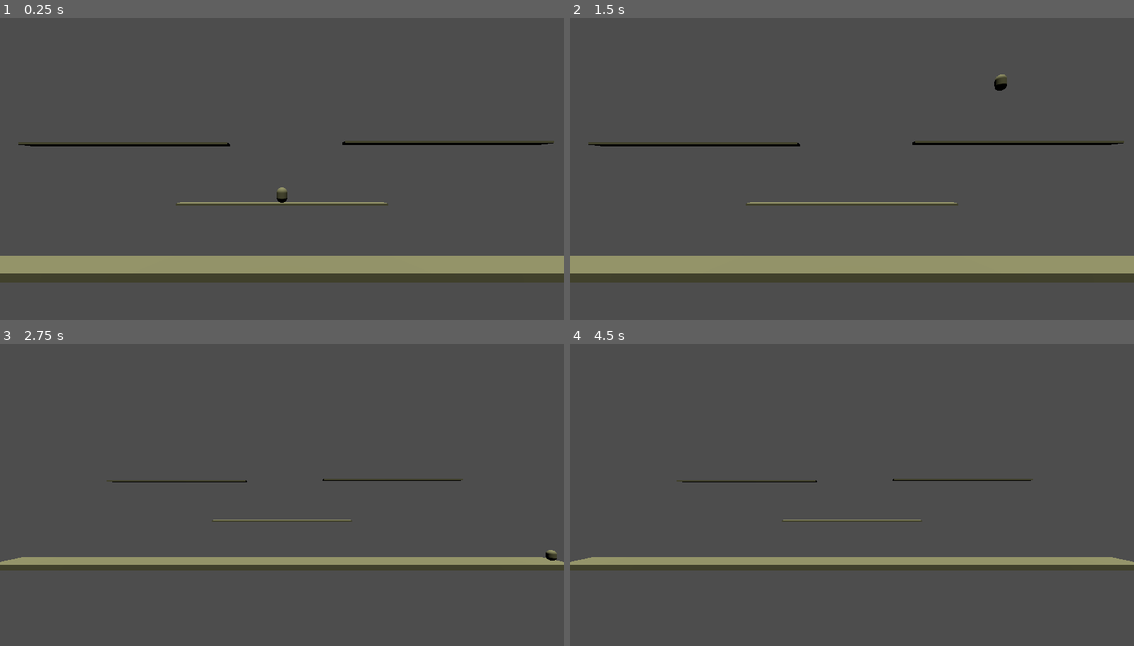
Above: before the commit, frames 1-4 (two rows, left to right).
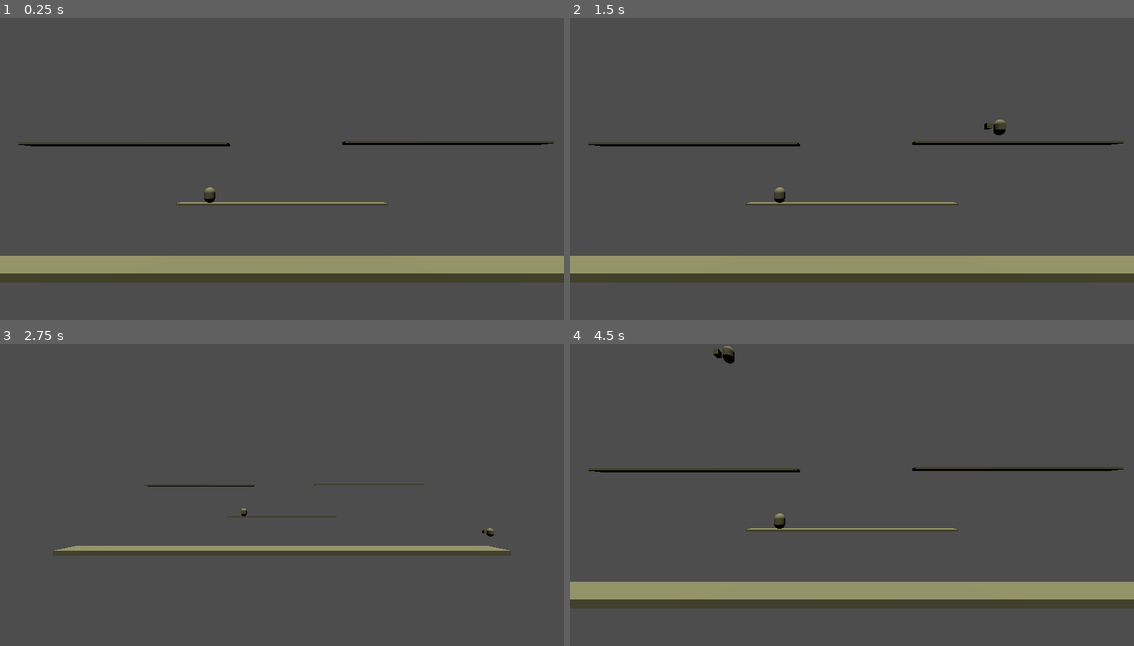
Above: after the commit, the same moments.

Repository: JewelKnightZero/CritterClash
Game: Godot game, scene res://Scenes/arena_level.tscn
Two runs of this game, one before a commit and one after it. Both use one fixed random seed, a clock stepped at 60 frames per second and the inputs below.
Inputs:
- Up to frame 1 (0.25 s): no input
- Up to frame 2 (1.5 s): tap Enter (Join, bound only after the commit) at 0.5, 0.8, 1.35 s; hold D (MoveRight) 0.53-1.28 s; hold I (Attack1, bound only after the commit) 0.53-1.28 s; tap Space (Jump) at 0.77, 1.07 s; hold S (MoveDown) from 1.28 s (still down)
- Up to frame 3 (2.75 s): tap Space (Jump) at 1.52, 1.55, 1.82 s; release S (MoveDown) at 2.03 s; hold D (MoveRight) from 2.03 s (still down); hold Space (Jump) from 2.03 s (still down); tap I (Attack1, bound only after the commit) at 2.3 s
- Up to frame 4 (4.5 s): release D (MoveRight) at 2.78 s; release Space (Jump) at 2.78 s; hold W (MoveUp) 2.78-3.53 s; tap I (Attack1, bound only after the commit) at 2.85, 4.35 s; tap Space (Jump) at 3.02, 3.32, 3.5, 3.77, 3.8, 4.07 s; tap Enter (Join, bound only after the commit) at 3.05 s; hold Enter (Join, bound only after the commit) 3.53-4.28 s; hold A (MoveLeft) from 3.53 s (still down)

The runs differ from the first frame. In frame 1, 0.2% of the frame differs, in the area x 36-51%, y 56-62%; in frame 2, 0.3%; in frame 3, 7.9%; in frame 4, 15%, in the area x 0-100%, y 0-88%.

Commit message:
Added local multiplayer

Diff:
--- /dev/null
+++ b/critter-clash/Scenes/Characters/hit_box.tscn
@@ -0,0 +1,7 @@
+[gd_scene format=3 uid="uid://dkbhygy1k8u4n"]
+
+[node name="hit_box" type="Area3D"]
+collision_layer = 0
+collision_mask = 2
+
+[node name="CollisionShape3D" type="CollisionShape3D" parent="."]
--- /dev/null
+++ b/critter-clash/Scenes/Characters/hurt_box.tscn
@@ -0,0 +1,7 @@
+[gd_scene format=3 uid="uid://ct3jnkuuudat6"]
+
+[node name="hurt_box" type="Area3D"]
+collision_layer = 2
+collision_mask = 0
+
+[node name="CollisionShape3D" type="CollisionShape3D" parent="."]
--- /dev/null
+++ b/critter-clash/Scenes/Characters/player.tres
@@ -0,0 +1,4 @@
+[gd_resource type="CapsuleShape3D" format=3 uid="uid://0rmu6t666x5o"]
+
+[resource]
+height = 1.5
--- a/critter-clash/Scenes/Characters/player.tscn
+++ b/critter-clash/Scenes/Characters/player.tscn
@@ -1,9 +1,9 @@
-[gd_scene load_steps=14 format=3 uid="uid://rbyo53im5wc4"]
+[gd_scene load_steps=18 format=3 uid="uid://rbyo53im5wc4"]
 
 [ext_resource type="Script" path="res://Scripts/player.gd" id="1_8howm"]
-
-[sub_resource type="CapsuleShape3D" id="CapsuleShape3D_1j2gu"]
-height = 1.5
+[ext_resource type="Shape3D" uid="uid://0rmu6t666x5o" path="res://Scenes/Characters/player.tres" id="2_b43o4"]
+[ext_resource type="PackedScene" uid="uid://dkbhygy1k8u4n" path="res://Scenes/Characters/hit_box.tscn" id="3_alaun"]
+[ext_resource type="PackedScene" uid="uid://ct3jnkuuudat6" path="res://Scenes/Characters/hurt_box.tscn" id="4_mkf7e"]
 
 [sub_resource type="AnimationNodeBlendSpace1D" id="AnimationNodeBlendSpace1D_ihf6j"]
 
@@ -37,12 +37,18 @@
 [sub_resource type="CapsuleMesh" id="CapsuleMesh_at71b"]
 height = 1.5
 
+[sub_resource type="BoxShape3D" id="BoxShape3D_sv66y"]
+
+[sub_resource type="BoxMesh" id="BoxMesh_3nsqc"]
+size = Vector3(0.5, 0.5, 0.5)
+
 [node name="Player" type="CharacterBody3D"]
 script = ExtResource("1_8howm")
+startPosition = Vector3(0, 0.7, 0)
 
 [node name="CollisionShape3D" type="CollisionShape3D" parent="."]
 transform = Transform3D(1, 0, 0, 0, 1, 0, 0, 0, 1, 0, 0.75, 0)
-shape = SubResource("CapsuleShape3D_1j2gu")
+shape = ExtResource("2_b43o4")
 
 [node name="AnimationTree" type="AnimationTree" parent="."]
 tree_root = SubResource("AnimationNodeStateMachine_ue84d")
@@ -64,3 +70,29 @@
 target_position = Vector3(0, -0.1, 0)
 collide_with_areas = true
 debug_shape_custom_color = Color(0.666667, 0.529412, 1, 1)
+
+[node name="hit_box" parent="." instance=ExtResource("3_alaun")]
+transform = Transform3D(1, 0, 0, 0, 1, 0, 0, 0, 1, 0, 0.75, 0)
+
+[node name="CollisionShape3D" parent="hit_box" index="0"]
+shape = ExtResource("2_b43o4")
+
+[node name="hurt_box" parent="." instance=ExtResource("4_mkf7e")]
+transform = Transform3D(1, 0, 0, 0, 1, 0, 0, 0, 1, -1.07584, 0.881221, 0)
+
+[node name="CollisionShape3D" parent="hurt_box" index="0"]
+transform = Transform3D(1, 0, 0, 0, 1, 0, 0, 0, 1, -0.00979328, 1.19209e-07, -0.00205469)
+shape = SubResource("BoxShape3D_sv66y")
+disabled = true
+
+[node name="MeshInstance3D" type="MeshInstance3D" parent="hurt_box"]
+visible = false
+mesh = SubResource("BoxMesh_3nsqc")
+
+[node name="TempTimer" type="Timer" parent="."]
+
+[connection signal="area_entered" from="hit_box" to="." method="_on_hit_box_area_entered"]
+[connection signal="timeout" from="TempTimer" to="." method="_on_temp_timer_timeout"]
+
+[editable path="hit_box"]
+[editable path="hurt_box"]
--- a/critter-clash/Scenes/arena_level.tscn
+++ b/critter-clash/Scenes/arena_level.tscn
@@ -1,8 +1,12 @@
-[gd_scene load_steps=4 format=3 uid="uid://514fd8avh1ug"]
+[gd_scene load_steps=7 format=3 uid="uid://514fd8avh1ug"]
 
 [ext_resource type="PackedScene" uid="uid://cw0b5g4373n27" path="res://Scenes/Environment/platform.tscn" id="1_heopf"]
 [ext_resource type="PackedScene" uid="uid://rbyo53im5wc4" path="res://Scenes/Characters/player.tscn" id="2_vflw8"]
 [ext_resource type="Script" path="res://Scripts/LevelCore/camera_3d.gd" id="2_wadle"]
+[ext_resource type="Script" path="res://Scripts/LevelCore/player_manager.gd" id="3_o505d"]
+[ext_resource type="Script" path="res://Scripts/LevelCore/knockout_bounds.gd" id="4_8t8gp"]
+
+[sub_resource type="WorldBoundaryShape3D" id="WorldBoundaryShape3D_m113h"]
 
 [node name="ArenaLevel" type="Node3D"]
 
@@ -15,6 +19,7 @@
 transform = Transform3D(1, 0, 0, 0, 1, 0, 0, 0, 1, 0, 2.66311, 10.6909)
 size = 15.0
 script = ExtResource("2_wadle")
+maxCamDistance = 40.0
 minCamDistance = 20.0
 
 [node name="Platform2" parent="." instance=ExtResource("1_heopf")]
@@ -25,11 +30,33 @@
 
 [node name="PlayerManager" type="Node3D" parent="."]
 unique_name_in_owner = true
-
-[node name="Player" parent="PlayerManager" instance=ExtResource("2_vflw8")]
-transform = Transform3D(1, 0, 0, 0, 1, 0, 0, 0, 1, 0, 0.6839, 0)
+script = ExtResource("3_o505d")
 
 [node name="DirectionalLight3D" type="DirectionalLight3D" parent="."]
 transform = Transform3D(1, 0, 0, 0, 0.173648, 0.984808, 0, -0.984808, 0.173648, 0, 0, 0)
 light_color = Color(1, 1, 0.721569, 1)
 directional_shadow_mode = 0
+
+[node name="KnockoutBounds" type="Area3D" parent="."]
+transform = Transform3D(1, 0, 0, 0, 1, 0, 0, 0, 1, 0, -23.0902, 0)
+script = ExtResource("4_8t8gp")
+
+[node name="CollisionShape3D" type="CollisionShape3D" parent="KnockoutBounds"]
+shape = SubResource("WorldBoundaryShape3D_m113h")
+
+[node name="CollisionShape3D2" type="CollisionShape3D" parent="KnockoutBounds"]
+shape = SubResource("WorldBoundaryShape3D_m113h")
+
+[node name="CollisionShape3D3" type="CollisionShape3D" parent="KnockoutBounds"]
+transform = Transform3D(-4.37114e-08, 1, 0, -1, -4.37114e-08, 0, 0, 0, 1, -65.8453, 38.2262, 0)
+shape = SubResource("WorldBoundaryShape3D_m113h")
+
+[node name="CollisionShape3D4" type="CollisionShape3D" parent="KnockoutBounds"]
+transform = Transform3D(-4.37114e-08, -1, 0, 1, -4.37114e-08, 0, 0, 0, 1, 71.0058, 32.2704, -0.0439224)
+shape = SubResource("WorldBoundaryShape3D_m113h")
+
+[node name="DummyPlayer" parent="." instance=ExtResource("2_vflw8")]
+transform = Transform3D(1, 0, 0, 0, 1, 0, 0, 0, 1, -7, 0, 0)
+
+[connection signal="area_entered" from="KnockoutBounds" to="KnockoutBounds" method="_on_area_entered"]
+[connection signal="body_entered" from="KnockoutBounds" to="KnockoutBounds" method="_on_body_entered"]
--- /dev/null
+++ b/critter-clash/Scripts/LevelCore/knockout_bounds.gd
@@ -0,0 +1,6 @@
+extends Area3D
+
+func _on_body_entered(body: Node3D) -> void:
+	if body.is_class("CharacterBody3D"):
+		body.OutOfBounds()
+	pass # Replace with function body.
--- /dev/null
+++ b/critter-clash/Scripts/LevelCore/player_manager.gd
@@ -0,0 +1,32 @@
+extends Node3D
+
+#On pressing the join button create a character at the specified coordinates
+var playerPrefab = preload("res://Scenes/Characters/player.tscn")
+var playerIDs = {}
+var containsPlayer:bool = false
+
+func _input(event: InputEvent) -> void:
+	for id in playerIDs:
+		if id == event.device:
+				containsPlayer = true
+		if event.is_action_pressed("Jump"):
+			playerIDs.get(id).jump = true
+
+		if event.is_action("MoveLeft") ||  event.is_action("MoveRight") ||  event.is_action("MoveDown") ||  event.is_action("MoveUp"):
+			playerIDs.get(id).inputVector = Vector2.ZERO
+			playerIDs.get(id).inputVector.x += event.get_action_strength("MoveRight")
+			playerIDs.get(id).inputVector.x -= event.get_action_strength("MoveLeft")
+			playerIDs.get(id).inputVector.y += event.get_action_strength("MoveUp")
+			playerIDs.get(id).inputVector.y -= event.get_action_strength("MoveDown")
+
+		if event.is_action_pressed("Attack1"):
+			playerIDs.get(id).Attack()
+
+	if event.is_action_pressed("Join"):
+		if containsPlayer != true:
+			print(event.device)
+			var newPlayer = playerPrefab.instantiate()
+			newPlayer.playerID = event.device
+			add_child(newPlayer)
+			newPlayer.global_position = newPlayer.startPosition
+			playerIDs.get_or_add(event.device, newPlayer)
--- a/critter-clash/Scripts/player.gd
+++ b/critter-clash/Scripts/player.gd
@@ -5,7 +5,8 @@
 @onready var animationTree: AnimationTree = $AnimationTree
 @onready var animationState = animationTree.get("parameters/playback")
 @onready var groundRayCast: RayCast3D = $RayCast3D
-
+@onready var hurt_box: Area3D = $hurt_box
+@onready var TempTimer: Timer = $TempTimer
 
 enum states {
 	MOVE,
@@ -13,8 +14,13 @@
 	ATTACK
 }
 
+@export var startPosition: Vector3
+var playerID = 0
+
 var state: states = states.MOVE
 var rollVector: Vector3 = Vector3.RIGHT
+var inputVector:Vector2 = Vector2.ZERO
+var jump:bool = false
 
 @export var speed: float = 100
 @export var maxSpeed: float = 20
@@ -24,6 +30,8 @@
 @export var gravity: float = 200
 @export var jumps: int = 1
 @export var maxJumps: int = 1
+
+var hitPercent: float = 0
 
 func _physics_process(delta: float) -> void:
 
@@ -36,7 +44,7 @@
 			AttackState()
 
 func MoveState(delta:float):
-	var inputVector = Input.get_vector("MoveLeft", "MoveRight", "MoveUp", "MoveDown")
+
 	inputVector = inputVector.normalized()
 
 	if inputVector != Vector2.ZERO:
@@ -49,12 +57,15 @@
 
 		velocity += Vector3(inputVector.x, inputVector.y, 0) * speed * delta
 		velocity.x = clamp(velocity.x, -maxSpeed, maxSpeed)
+
 	else:
 		animationState.travel("Idle")
 
-	if Input.is_action_just_pressed("Jump") && jumps > 0 :
+	if jump && jumps > 0 :
+			jump = false
 			velocity.y += delta * jumpSpeed
 			jumps -= 1
+
 
 	if groundRayCast.is_colliding():
 		velocity = velocity.move_toward(Vector3(0, velocity.y, 0), delta * friction)
@@ -79,3 +90,25 @@
 
 func AnimationFinished():
 	state = states.MOVE
+
+func OutOfBounds():
+	#the player is reset to position and uses next available character. for the demo this will just reset their position and hit percent
+	hitPercent = 0
+	global_position = startPosition
+
+func Attack():
+	#A basic attack for testing purposes
+	hurt_box.get_child(0).disabled = false
+	hurt_box.get_child(1).visible = true
+	TempTimer.start(1)
+
+
+func _on_temp_timer_timeout() -> void:
+	hurt_box.get_child(0).disabled = true
+	hurt_box.get_child(1).visible = false
+
+
+func _on_hit_box_area_entered(area: Area3D) -> void:
+	hitPercent += 10
+	velocity.x -= 100 * (hitPercent / 100)
+	print(hitPercent)
--- a/critter-clash/project.godot
+++ b/critter-clash/project.godot
@@ -15,26 +15,34 @@
 config/features=PackedStringArray("4.3", "Forward Plus")
 config/icon="res://icon.svg"
 
+[display]
+
+mouse_cursor/custom_image="res://Textures/Mouse/hand_point.png"
+
 [input]
 
 MoveLeft={
 "deadzone": 0.5,
 "events": [Object(InputEventKey,"resource_local_to_scene":false,"resource_name":"","device":-1,"window_id":0,"alt_press …(191 unchanged characters)…
+, Object(InputEventKey,"resource_local_to_scene":false,"resource_name":"","device":-1,"window_id":0,"alt_pressed":false,"shift_pressed":false,"ctrl_pressed":false,"meta_pressed":false,"pressed":false,"keycode":0,"physical_keycode":4194319,"key_label":0,"unicode":0,"location":0,"echo":false,"script":null)
 ]
 }
 MoveRight={
 "deadzone": 0.5,
 "events": [Object(InputEventKey,"resource_local_to_scene":false,"resource_name":"","device":-1,"window_id":0,"alt_press …(192 unchanged characters)…
+, Object(InputEventKey,"resource_local_to_scene":false,"resource_name":"","device":-1,"window_id":0,"alt_pressed":false,"shift_pressed":false,"ctrl_pressed":false,"meta_pressed":false,"pressed":false,"keycode":0,"physical_keycode":4194321,"key_label":0,"unicode":0,"location":0,"echo":false,"script":null)
 ]
 }
 MoveUp={
 "deadzone": 0.5,
 "events": [Object(InputEventKey,"resource_local_to_scene":false,"resource_name":"","device":-1,"window_id":0,"alt_press …(192 unchanged characters)…
+, Object(InputEventKey,"resource_local_to_scene":false,"resource_name":"","device":-1,"window_id":0,"alt_pressed":false,"shift_pressed":false,"ctrl_pressed":false,"meta_pressed":false,"pressed":false,"keycode":0,"physical_keycode":4194320,"key_label":0,"unicode":0,"location":0,"echo":false,"script":null)
 ]
 }
 MoveDown={
 "deadzone": 0.5,
 "events": [Object(InputEventKey,"resource_local_to_scene":false,"resource_name":"","device":-1,"window_id":0,"alt_press …(192 unchanged characters)…
+, Object(InputEventKey,"resource_local_to_scene":false,"resource_name":"","device":-1,"window_id":0,"alt_pressed":false,"shift_pressed":false,"ctrl_pressed":false,"meta_pressed":false,"pressed":false,"keycode":0,"physical_keycode":4194322,"key_label":0,"unicode":0,"location":0,"echo":false,"script":null)
 ]
 }
 Jump={
@@ -42,6 +50,33 @@
 "events": [Object(InputEventKey,"resource_local_to_scene":false,"resource_name":"","device":-1,"window_id":0,"alt_press …(191 unchanged characters)…
 ]
 }
+Join={
+"deadzone": 0.5,
+"events": [Object(InputEventKey,"resource_local_to_scene":false,"resource_name":"","device":-1,"window_id":0,"alt_pressed":false,"shift_pressed":false,"ctrl_pressed":false,"meta_pressed":false,"pressed":false,"keycode":0,"physical_keycode":4194309,"key_label":0,"unicode":0,"location":0,"echo":false,"script":null)
+, Object(InputEventJoypadButton,"resource_local_to_scene":false,"resource_name":"","device":-1,"button_index":6,"pressure":0.0,"pressed":false,"script":null)
+, Object(InputEventMouseButton,"resource_local_to_scene":false,"resource_name":"","device":-1,"window_id":0,"alt_pressed":false,"shift_pressed":false,"ctrl_pressed":false,"meta_pressed":false,"button_mask":1,"position":Vector2(187, 2),"global_position":Vector2(196, 48),"factor":1.0,"button_index":1,"canceled":false,"pressed":true,"double_click":false,"script":null)
+]
+}
+Attack1={
+"deadzone": 0.5,
+"events": [Object(InputEventKey,"resource_local_to_scene":false,"resource_name":"","device":-1,"window_id":0,"alt_pressed":false,"shift_pressed":false,"ctrl_pressed":false,"meta_pressed":false,"pressed":false,"keycode":0,"physical_keycode":73,"key_label":0,"unicode":105,"location":0,"echo":false,"script":null)
+]
+}
+Attack2={
+"deadzone": 0.5,
+"events": [Object(InputEventKey,"resource_local_to_scene":false,"resource_name":"","device":-1,"window_id":0,"alt_pressed":false,"shift_pressed":false,"ctrl_pressed":false,"meta_pressed":false,"pressed":false,"keycode":0,"physical_keycode":74,"key_label":0,"unicode":106,"location":0,"echo":false,"script":null)
+]
+}
+Attack3={
+"deadzone": 0.5,
+"events": [Object(InputEventKey,"resource_local_to_scene":false,"resource_name":"","device":-1,"window_id":0,"alt_pressed":false,"shift_pressed":false,"ctrl_pressed":false,"meta_pressed":false,"pressed":false,"keycode":0,"physical_keycode":75,"key_label":0,"unicode":107,"location":0,"echo":false,"script":null)
+]
+}
+Attack4={
+"deadzone": 0.5,
+"events": [Object(InputEventKey,"resource_local_to_scene":false,"resource_name":"","device":-1,"window_id":0,"alt_pressed":false,"shift_pressed":false,"ctrl_pressed":false,"meta_pressed":false,"pressed":false,"keycode":0,"physical_keycode":76,"key_label":0,"unicode":108,"location":0,"echo":false,"script":null)
+]
+}
 
 [rendering]
 
Binary file added: critter-clash/Textures/Mouse/hand_point.png
Not shown, added: critter-clash/Textures/Mouse/hand_point.png.import
